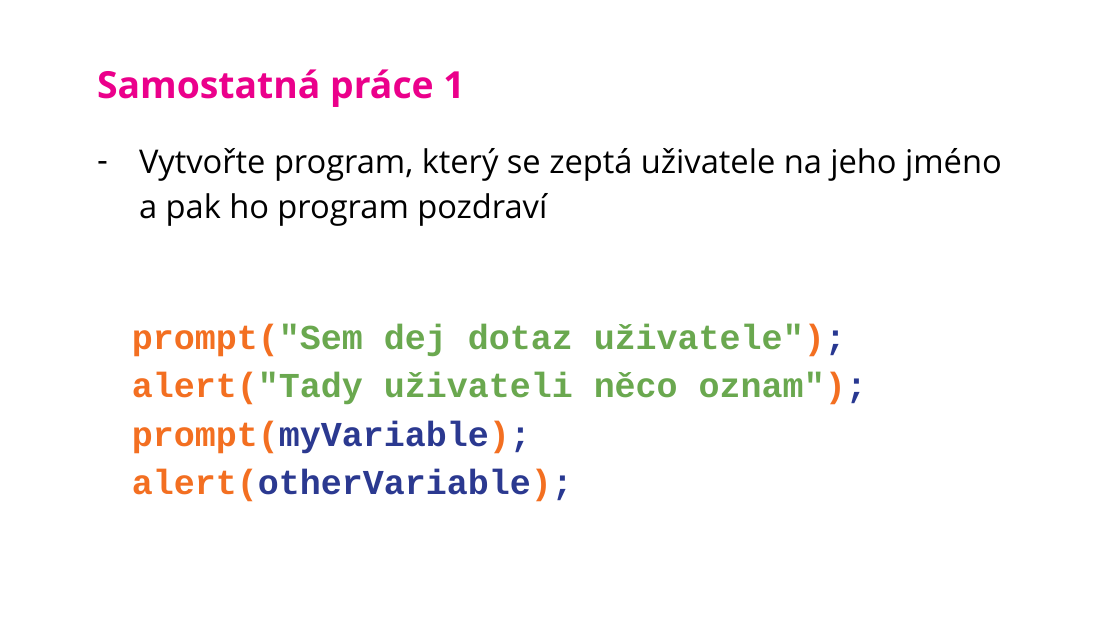
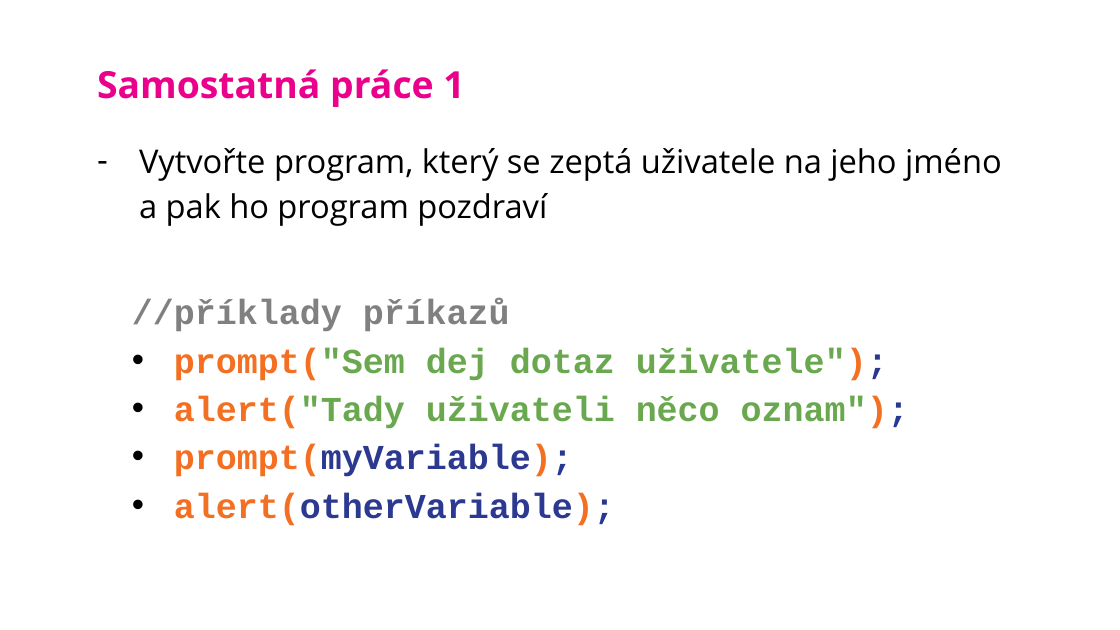
Before and after one commit to SimonB87/LetniSkola2020JS, a slide deck: slide 15 of JS-SB-LetnIskola2020.pptx. Drawn at 1120x630 pixels with LibreOffice and Linux fonts; fonts in the diff are those of the drawing; background and template pictures are left out. Boxes give left, top, right and bottom in pixels: in the first picture for what was removed or moved away, otherwise in the second. Text is boxed around its words. In the diff, an @@ line names an element or a change of style, - is before the commit and + after.

```diff
--- a/JS-SB-LetnIskola2020.pptx
+++ b/JS-SB-LetnIskola2020.pptx
@@ text "//příklady příkazů": place and size @@
-text "//příklady příkazů" at (132, 324, 867, 502)
+text "//příklady příkazů" at (132, 300, 909, 526)
@@ text at (132, 300, 510, 331): paragraph added @@
+//příklady příkazů
@@ text at (174, 348, 909, 526): bullet none to • @@
```
Also in this commit, not shown: 7 other slides changed, 1 slide added, 10 other files.
